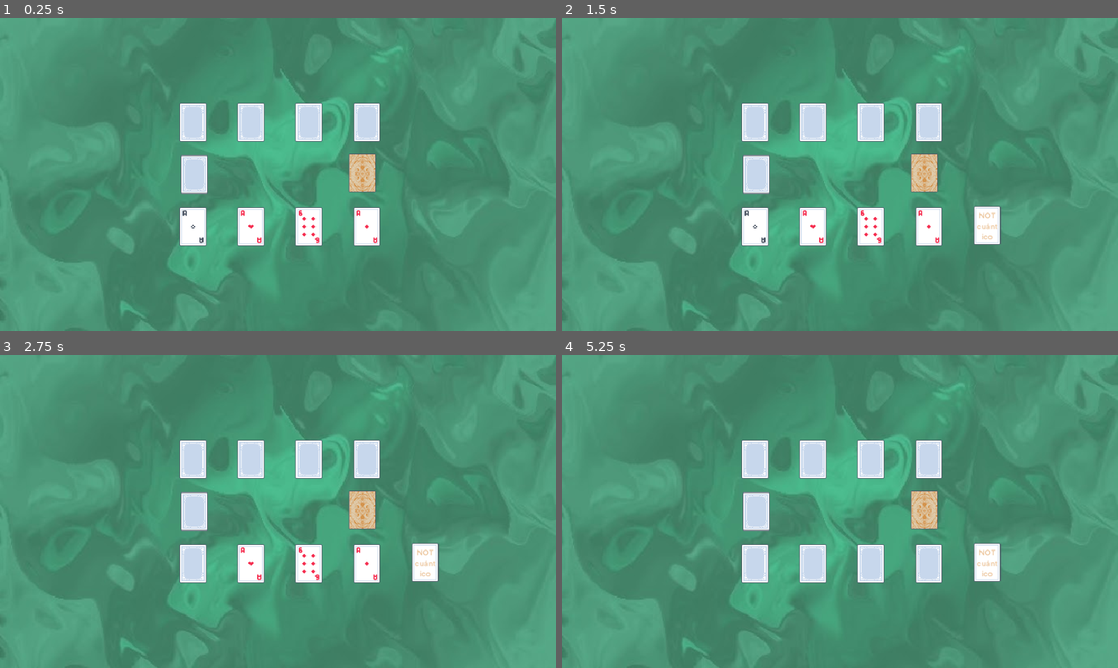
Above: before the commit, frames 1-4 (two rows, left to right).
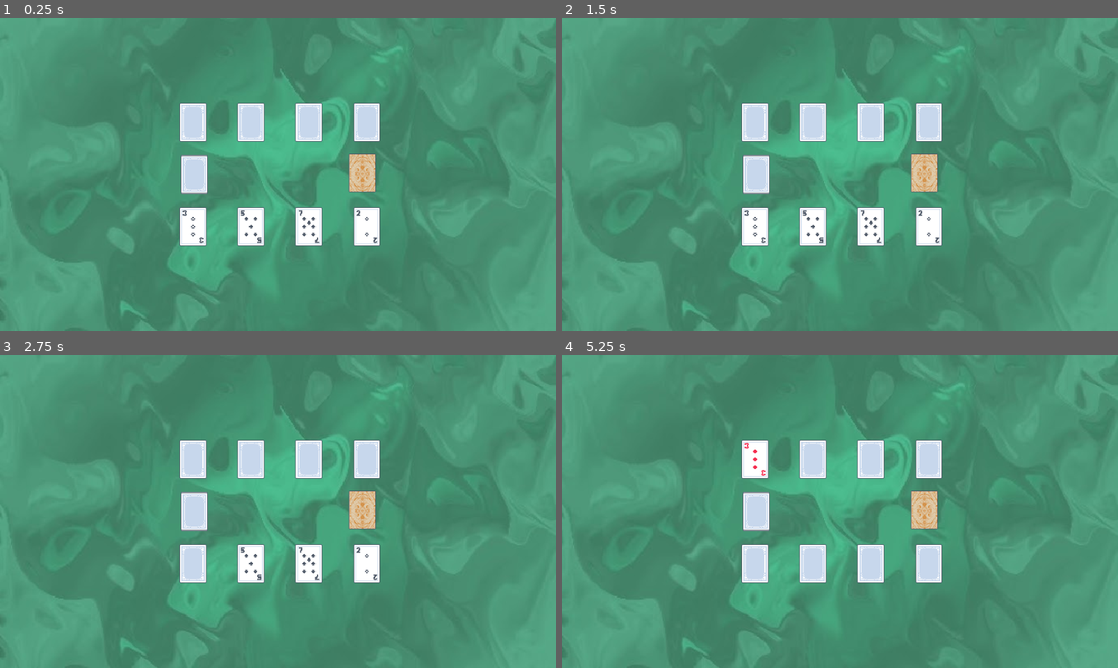
Above: after the commit, the same moments.

Repository: nmanteiga/BrinQo-Quantum-GameJam
Game: Godot game, scene res://scenes/table/table.tscn
Two runs of this game, one before a commit and one after it. Both use one fixed random seed, a clock stepped at 60 frames per second and the inputs below.
Inputs (mouse positions are in pixels of both pictures, inside the frame that each line leads up to):
- Up to frame 1 (0.25 s): no input
- Up to frame 2 (1.5 s): tap Enter at 0.5 s; move the mouse to (756, 174) at 0.52 s; click (756, 174) at 0.67 s; tap Space at 1.25 s; move the mouse to (923, 174) at 1.27 s; click (923, 174) at 1.42 s
- Up to frame 3 (2.75 s): tap Enter at 2 s; move the mouse to (194, 564) at 2.02 s; click (194, 564) at 2.17 s
- Up to frame 4 (5.25 s): tap Space at 2.75, 4.25 s; move the mouse to (812, 564) at 2.77 s; click (812, 564) at 2.92 s; tap Enter at 3.5 s; move the mouse to (867, 564) at 3.52 s; click (867, 564) at 3.67 s; move the mouse to (928, 564) at 4.27 s; click (928, 564) at 4.42 s; move the mouse to (756, 458) at 5.02 s; click (756, 458) at 5.17 s

The runs differ from the first frame. In frame 1, 0.2% of the frame differs, in the area x 32-68%, y 61-72%; in frame 2, 0.8%; in frame 3, 0.8%; in frame 4, 1.0%, in the area x 32-79%, y 28-73%.

Commit message:
Creación mazo e ids para cartas

Diff:
--- a/scenes/cards/card.gd
+++ b/scenes/cards/card.gd
@@ -12,22 +12,25 @@
 @export var suit : int = 0
 @export var value : int = 0
 @export var face_up : bool = false
-var controlled_by_player : bool = true
+var controlled_by_player : int = 0 #0 no es de ningun jugador, 1 primer jugador, 2 segundo jugador
 
 @onready var sprite = $Sprite2D
 
 func _ready():
 	update_visuals()
 
-func setup_card(p_suit: int, p_value: int, p_is_player: bool):
+func setup_card(p_id: int, p_is_player: int):
 	tipo_carta = Tipo.NORMAL
-	suit = p_suit
-	value = p_value
+	suit = p_id / 13
+	value = p_id % 13
 	controlled_by_player = p_is_player
-	face_up = p_is_player
+	if p_is_player == 2:
+		face_up = 0
+	else:
+		face_up = 1
 	update_visuals()
 
-func setup_quantum(p_efecto: int, p_is_player: bool):
+func setup_quantum(p_efecto: int, p_is_player: int):
 	tipo_carta = Tipo.QUANTUM
 	efecto_especial = p_efecto
 	controlled_by_player = p_is_player
--- a/scenes/table/table.gd
+++ b/scenes/table/table.gd
@@ -3,34 +3,40 @@
 
 @onready var pos_jugador = $mano_p1
 @onready var pos_rival = $mano_p2
+@onready var mazo : Array[int]
 var cartas_en_mano_jugador = 0
 var cartas_en_mano_rival = 0
 
 func _ready():
 	await get_tree().process_frame
+	randomize()
+	crear_mazo()
 	repartir_mano_inicial()
+
+func crear_mazo():
+	for palo in range(4):
+		for valor in range(13):
+				var id = palo * 13 + valor
+				print(id)
+				mazo.append(id)
+	mazo.shuffle()
 
 func repartir_mano_inicial():
 	cartas_en_mano_jugador = 0
 	cartas_en_mano_rival = 0
+	for i in range(4):
+		crear_carta_normal(pos_jugador, 1, i)
+	for i in range(4):
+		crear_carta_normal(pos_rival, 2, i)
 
-	for i in range(4):
-		crear_carta_normal(pos_jugador, true, i)
-
-	for i in range(4):
-		crear_carta_normal(pos_rival, false, i)
-
-func crear_carta_normal(marker: Marker2D, es_jugador: bool, indice_posicion: int):
+func crear_carta_normal(marker: Marker2D, es_jugador: int, indice_posicion: int):
 	if card_scene == null:
 		return
 
 	var nueva_carta = card_scene.instantiate()
 	add_child(nueva_carta)
 
-	var palo = randi() % 4
-	var valor = randi() % 13
-
-	nueva_carta.setup_card(palo, valor, es_jugador)
+	nueva_carta.setup_card(mazo.pop_back(), es_jugador)
 	colocar_carta(nueva_carta, marker, indice_posicion)
 	if es_jugador: cartas_en_mano_jugador += 1
 	else: cartas_en_mano_rival += 1
